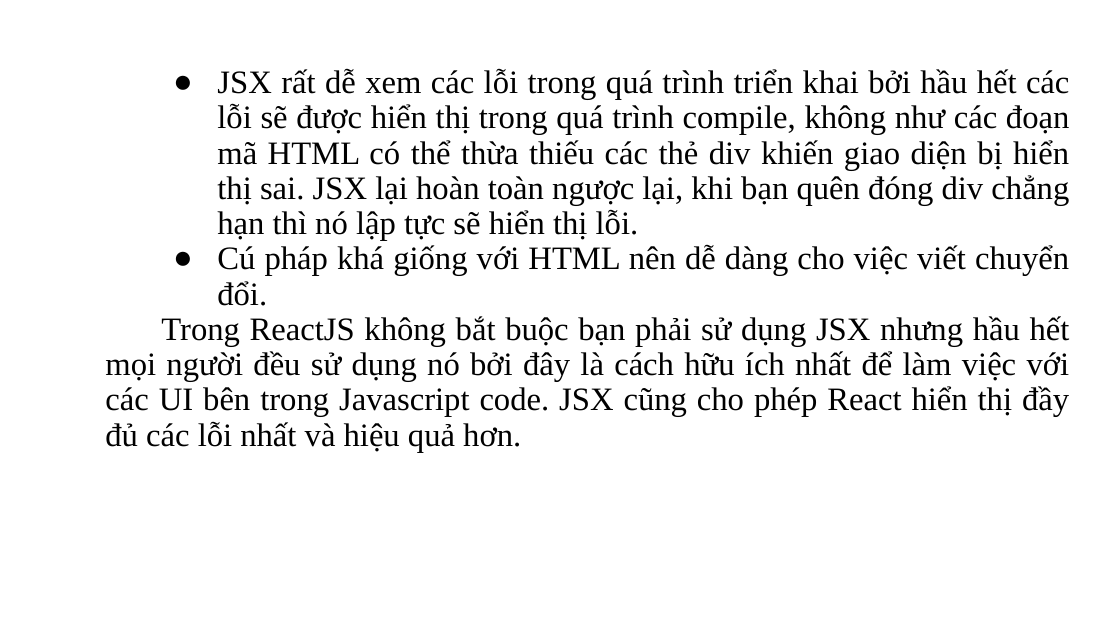
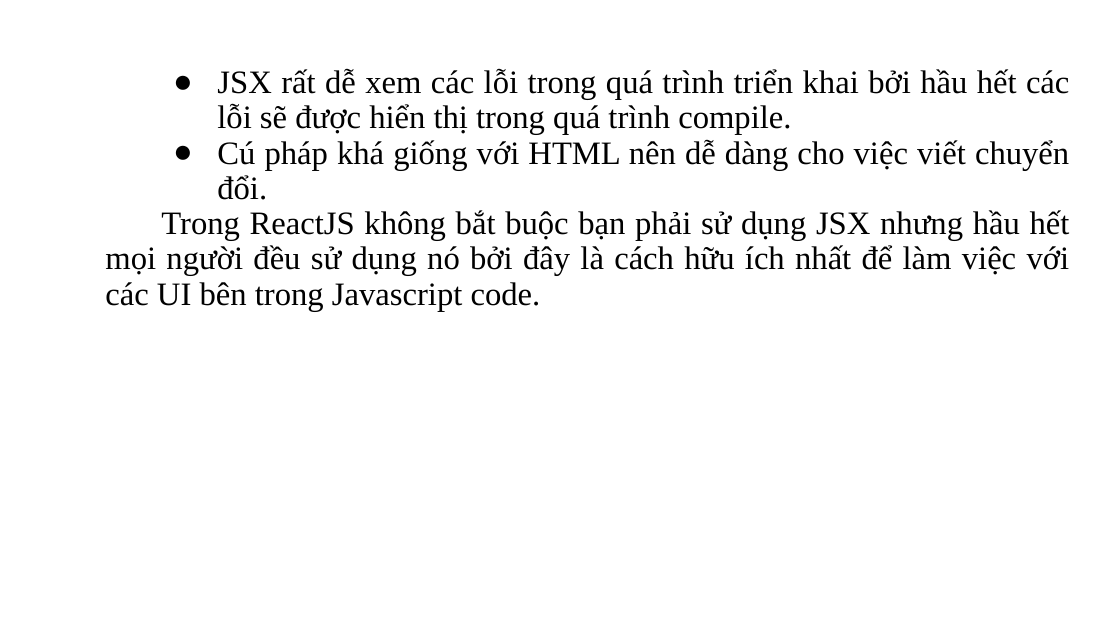
Before and after one commit to AlE-dip/ReactJS_News, a slide deck: slide 6 of documents/slide_báo_cáo.pptx. Drawn at 1120x630 pixels with LibreOffice and Linux fonts; fonts in the diff are those of the drawing. Boxes give left, top, right and bottom in pixels: in the first picture for what was removed or moved away, otherwise in the second. Text is boxed around its words. In the diff, an @@ line names an element or a change of style, - is before the commit and + after.

```diff
--- a/documents/slide_báo_cáo.pptx
+++ b/documents/slide_báo_cáo.pptx
@@ subtitle at [217,68,1069,135]: text changed @@
-● JSX rất dễ xem các lỗi trong quá trình triển khai bởi hầu hết các lỗi sẽ được hiển thị trong quá trình compile, không như các đoạn mã HTML có thể thừa thiếu các thẻ div khiến giao diện bị hiển thị sai. JSX lại hoàn toàn ngược lại, khi bạn quên đóng div chẳng hạn thì nó lập tực sẽ hiển thị lỗi.
+● JSX rất dễ xem các lỗi trong quá trình triển khai bởi hầu hết các lỗi sẽ được hiển thị trong quá trình compile.
@@ subtitle at [105,210,1070,311]: text changed @@
-Trong ReactJS không bắt buộc bạn phải sử dụng JSX nhưng hầu hết mọi người đều sử dụng nó bởi đây là cách hữu ích nhất để làm việc với các UI bên trong Javascript code. JSX cũng cho phép React hiển thị đầy đủ các lỗi nhất và hiệu quả hơn.
+Trong ReactJS không bắt buộc bạn phải sử dụng JSX nhưng hầu hết mọi người đều sử dụng nó bởi đây là cách hữu ích nhất để làm việc với các UI bên trong Javascript code.
```
Also in this commit, not shown: 4 other slides changed.
